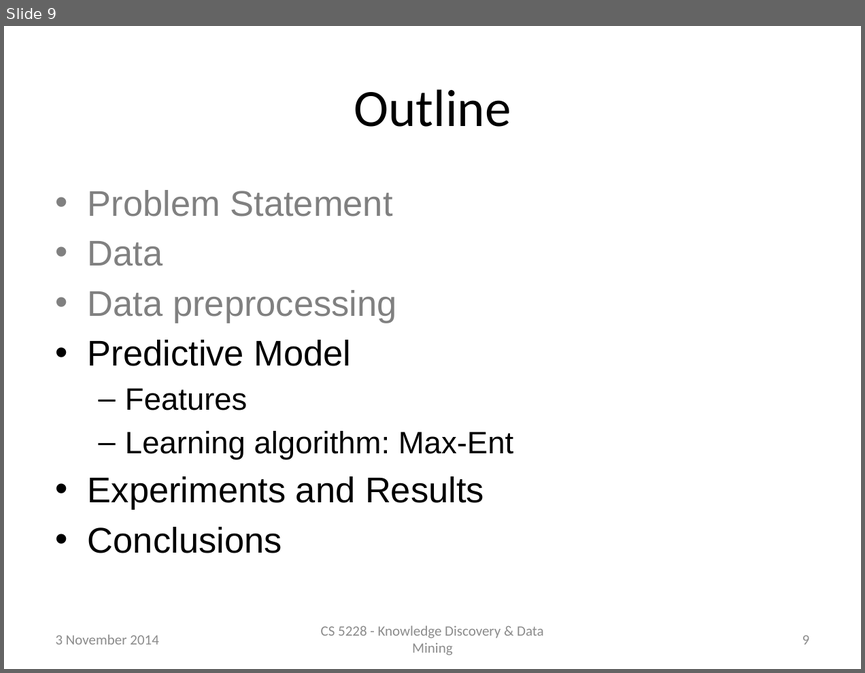
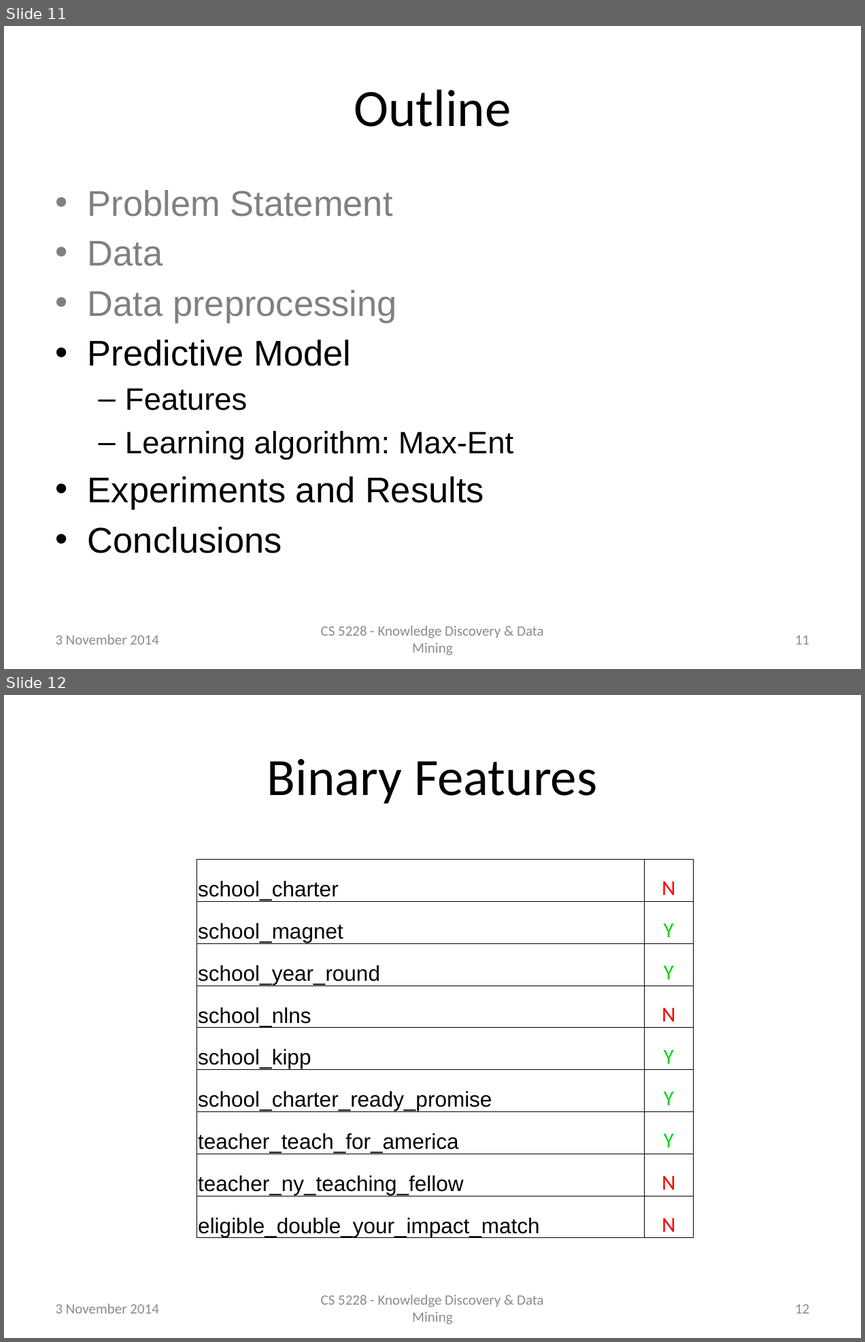
Before and after one commit to raymondhs/Panda-Delights, a slide deck: doc/2014_Nov_04.pptx. Shown one above the other, each under a label of ours: slide 9 before the commit, slides 11 and 12 after it. The pictures are 865x673 and 865x1342 pixels, drawn with LibreOffice and Linux fonts; fonts in the diff are those of the drawing. Boxes give left, top, right and bottom in pixels: in the first picture for what was removed or moved away, otherwise in the second. Text is boxed around its words. In the diff, an @@ line names an element or a change of style, - is before the commit and + after.

```diff
--- a/doc/2014_Nov_04.pptx
+++ b/doc/2014_Nov_04.pptx
@@ slide 12 added at bbox=[4, 695, 861, 1338], background #FFFFFF @@
@@ title added at bbox=[267, 759, 597, 804], 44 pt, text #000000 @@
+Binary Features
@@ table added at bbox=[197, 860, 693, 1240], 9 rows, 2 columns @@
+school_charter | N
+school_magnet | Y
+school_year_round | Y
+school_nlns | N
+school_kipp | Y
+school_charter_ready_promise | Y
+teacher_teach_for_america | Y
+teacher_ny_teaching_fellow | N
+eligible_double_your_impact_match | N
@@ text added at bbox=[56, 1303, 158, 1313], 12 pt, text #8C8C8C @@
+3 November 2014
@@ text added at bbox=[321, 1294, 544, 1324], 12 pt, text #8C8C8C @@
+CS 5228 - Knowledge Discovery & Data Mining
@@ page number added at bbox=[795, 1304, 809, 1313], 12 pt, text #8C8C8C @@
+12
@@ what was slide 9 is now slide 11 @@
@@ page number at bbox=[795, 635, 809, 644]: text changed @@
-9
+11
```
Also in this commit, not shown: 5 slides changed, 10 other slides added, 5 other files.
